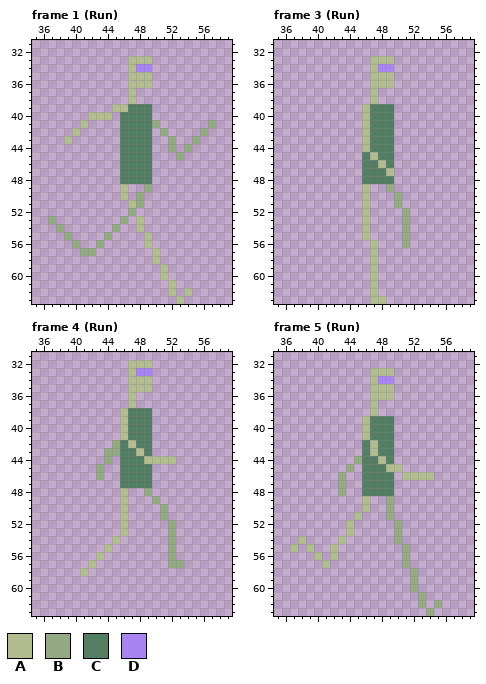
Pixel-art file: Sprites/ExpA.aseprite. That is the earlier state.
64x64 pixels, 14 frames. Shown: frame 1 (Run): x 35..59, y 31..63; frame 3 (Run): x 35..59, y 31..63; frame 4 (Run): x 35..59, y 31..63; frame 5 (Run): x 35..59, y 31..63. The old version is drawn lined up with the new one, on the new canvas. The commit also changed other frames, which this record leaves out.
Visible layers, top first: "Head", "Arms", "Legs", "Body".
Palette (. is transparent): A #b2ba90  B #92a984  C #547e64  D #a884f3
Pixels before, frame 1 (Run), first column x 37:
33 ..........AAA........
34 ..........ADD........
35 ..........AAA........
36 ..........AAA........
37 ..........A..........
38 ..........A..........
39 ........AACCC........
40 .....AAA.CCCC........
41 ....A....CCCCB......B
42 ...A.....CCCC.B....B.
43 ..A......CCCC..B..B..
44 .........CCCC..B.B...
45 .........CCCC...B....
46 .........CCCC........
47 .........CCCC........
48 .........CCCC........
49 .........A..B........
50 .........A.B.........
51 ..........AB.........
52 ..........B..........
53 B........B.A.........
54 .B......B..A.........
55 ..B....B....A........
56 ...B..B.....A........
57 ....BB.......A.......
58 .............A.......
59 ..............A......
60 ..............A......
61 ...............A.....
62 ...............A.A...
63 ................A....
Pixels before, frame 3 (Run), first column x 46:
33 .AAA..
34 .ADD..
35 .AAA..
36 .AAA..
37 .A....
38 .A....
39 ACCC..
40 ACCC..
41 ACCC..
42 ACCC..
43 ACCC..
44 ACCC..
45 CACC..
46 CCAC..
47 CCCA..
48 CCCC..
49 A..B..
50 A...B.
51 A...B.
52 A....B
53 A....B
54 A....B
55 A....B
56 .A...B
57 .A....
58 .A....
59 .A....
60 .A....
61 .A....
62 .A....
63 .AA...
Pixels before, frame 4 (Run), first column x 41:
32 ......AAA....
33 ......ADD....
34 ......AAA....
35 ......AAA....
36 ......A......
37 ......A......
38 .....ACCC....
39 .....ACCC....
40 .....ACCC....
41 .....ACCC....
42 ....BCACC....
43 ...BBCCAC....
44 ...B.CCCAAAA.
45 ..B..CCCC....
46 ..B..CCCC....
47 .....CCCC....
48 .....A..B....
49 .....A...B...
50 .....A....B..
51 .....A....B..
52 .....A.....B.
53 .....A.....B.
54 ....A......B.
55 ...A.......B.
56 ..A........B.
57 .A.........BB
58 A............
Pixels before, frame 5 (Run), first column x 37:
33 ..........AAA......
34 ..........ADD......
35 ..........AAA......
36 ..........AAA......
37 ..........A........
38 ..........A........
39 .........ACCC......
40 .........ACCC......
41 .........ACCC......
42 .........CACC......
43 .........CACC......
44 ........BCCAC......
45 .......B.CCCAA.....
46 ......B..CCCC.AAAA.
47 ......B..CCCC......
48 ......B..CCCC......
49 .........A..B......
50 .........A..B......
51 ........A...B......
52 .......A.....B.....
53 .......A.....B.....
54 .A....A......B.....
55 A.A..A........B....
56 ...A.A........B....
57 ....A.........B....
58 ...............B...
59 ...............B...
60 ...............B...
61 ................B..
62 ................B.B
63 .................B.
Now the later version:
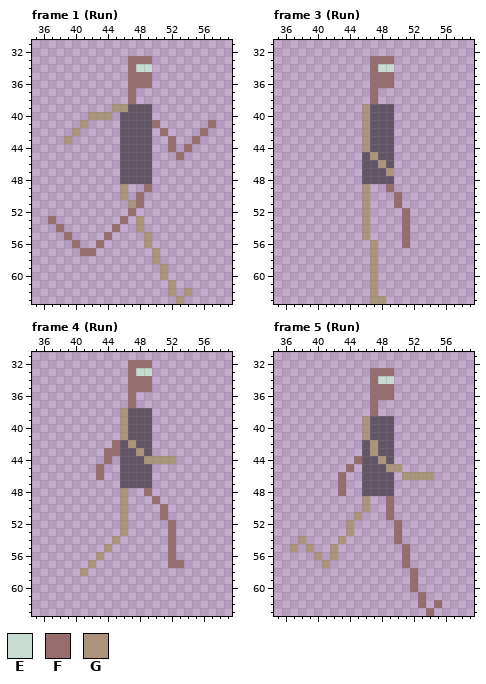
Colours new in this view: E #c7dcd0  F #966c6c  G #ab947a
Diff:
canvas 64x64 -> 96x64, the old top-left corner now at 17,16 (the part of the old canvas that was cut away was empty and is not shown)
colour C: #547e64 -> #625565
Changed rows in their new state; - is a pixel that keeps its letter.
Frame 1 (Run):
first column x 39:
33 --------FFF--------
34 --------FEE--------
35 --------FFF--------
36 --------FFF--------
37 --------F----------
38 --------F----------
39 ------GG-----------
40 ---GGG-------------
41 --G--------F------F
42 -G----------F----F-
43 G------------F--F--
44 -------------F-F---
45 --------------F----
first column x 37:
49 ---------G--F-----
50 ---------G-F------
51 ----------GF------
52 ----------F-------
53 F--------F-G------
54 -F------F--G------
55 --F----F----G-----
56 ---F--F-----G-----
57 ----FF-------G----
58 -------------G----
59 --------------G---
60 --------------G---
61 ---------------G--
62 ---------------G-G
63 ----------------G-
Frame 3 (Run):
first column x 46:
33 -FFF--
34 -FEE--
35 -FFF--
36 -FFF--
37 -F----
38 -F----
39 G-----
40 G-----
41 G-----
42 G-----
43 G-----
44 G-----
45 -G----
46 --G---
47 ---G--
49 G--F--
50 G---F-
51 G---F-
52 G----F
53 G----F
54 G----F
55 G----F
56 -G---F
57 -G----
58 -G----
59 -G----
60 -G----
61 -G----
62 -G----
63 -GG---
Frame 4 (Run):
first column x 41:
32 ------FFF----
33 ------FEE----
34 ------FFF----
35 ------FFF----
36 ------F------
37 ------F------
38 -----G-------
39 -----G-------
40 -----G-------
41 -----G-------
42 ----F-G------
43 ---FF--G-----
44 ---F----GGGG-
45 --F----------
46 --F----------
48 -----G--F----
49 -----G---F---
50 -----G----F--
51 -----G----F--
52 -----G-----F-
53 -----G-----F-
54 ----G------F-
55 ---G-------F-
56 --G--------F-
57 -G---------FF
58 G------------
Frame 5 (Run):
first column x 37:
33 ----------FFF------
34 ----------FEE------
35 ----------FFF------
36 ----------FFF------
37 ----------F--------
38 ----------F--------
39 ---------G---------
40 ---------G---------
41 ---------G---------
42 ----------G--------
43 ----------G--------
44 --------F--G-------
45 -------F----GG-----
46 ------F-------GGGG-
47 ------F------------
48 ------F------------
49 ---------G--F------
50 ---------G--F------
51 --------G---F------
52 -------G-----F-----
53 -------G-----F-----
54 -G----G------F-----
55 G-G--G--------F----
56 ---G-G--------F----
57 ----G---------F----
58 ---------------F---
59 ---------------F---
60 ---------------F---
61 ----------------F--
62 ----------------F-F
63 -----------------F-
